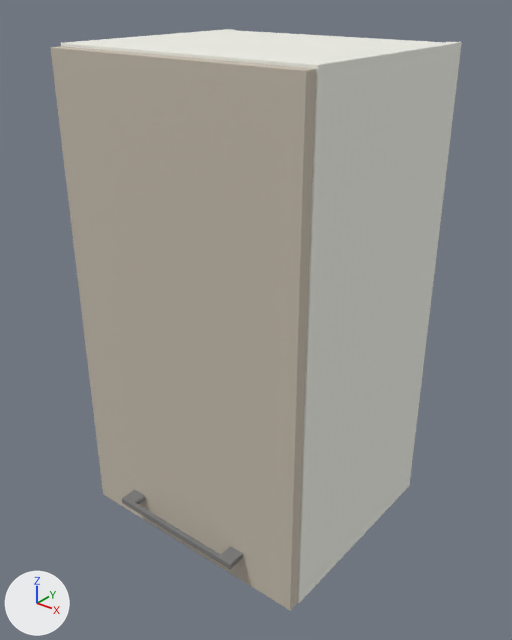
The glTF model public/assets/glb/modules/wall/v2.glb: old version first, new version second.
Camera for both pictures: a camera (50 mm lens) standing at (0.808, -0.937, 0.798) and looking at (0.213, -0.193, 0.336). The lights are fixed; the arrows at lower left show +X, +Y and +Z. The first picture is the older version. Where no turn or scale is listed for an object, it has been applied to the vertices. Vertices at exactly the same position are counted once.

Before the edit, the objects in view are built like this:
```python
mat_mesh_front = principled_material('mesh_front')
mat_mesh_front.texture = img_image_1
mat_mesh_front.metallic = 0.1
mat_mesh_front.roughness = 0.9
me_mesh_1 = bpy.data.meshes.new('Mesh_1')
me_mesh_1.from_pydata(...)  # 152 vertices, 300 faces; spans x 0.382..0.4, y -0.33..0.0, z 0.0..0.72
me_mesh_1.materials.append(mat_mesh_korpus)  # picture img_image_0
me_mesh_2 = bpy.data.meshes.new('Mesh_2')
me_mesh_2.from_pydata(...)  # 152 vertices, 300 faces; spans x 0.002..0.398, y -0.348..-0.33, z 0.0..0.716
me_mesh_2.materials.append(mat_mesh_front)  # picture img_image_1
me_mesh_3 = bpy.data.meshes.new('Mesh_3')
me_mesh_3.from_pydata(...)  # 60 vertices, 116 faces; spans x 0.087..0.312, y -0.376..-0.348, z 0.045..0.054
me_mesh_3.materials.append(mat_default_material)  # grey #818181
ob_mesh_2 = bpy.data.objects.new('Mesh_2', me_mesh_2)
ob_mesh_2.location = (0.0, 0.0, 0.0)
ob_stranica_desna = bpy.data.objects.new('STRANICA DESNA', me_mesh_1)
ob_stranica_desna.location = (0.0, 0.0, 0.0)
ob_union = bpy.data.objects.new('Union', me_mesh_3)
ob_union.location = (0.0, 0.0, 0.0)
# also in view: 'VEZNA PREDNJA' at (0.2, -0.172, 0.711)
```
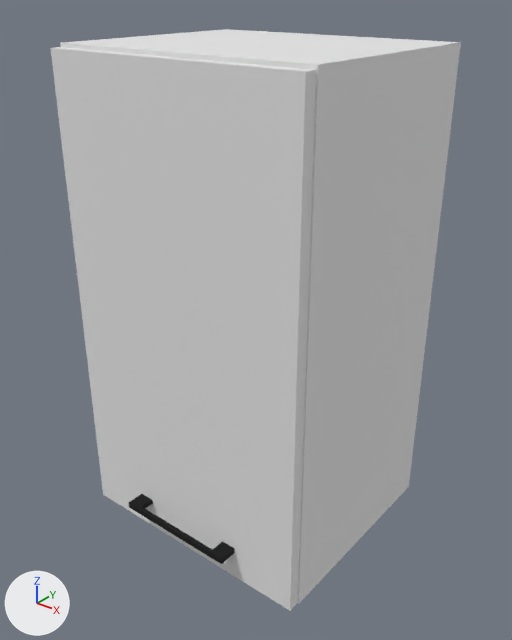
Location of each change, [x1, y1, x2, y2] in pixels of the pictures (512 x 640 px):
'Mesh_2', surface changed (grey to white): [51, 47, 316, 610] in both
'Union', reshaped, recoloured (13% narrower, 11% shorter): before [122, 490, 243, 569]; after [129, 494, 234, 564]

What the commit changed:
In material 'mesh_front' (mat_mesh_front), texture is no longer img_image_1.
In material 'mesh_front' (mat_mesh_front), base_color is now set to (0.805, 0.805, 0.805), white #e8e8e8.
Material 'mesh_handle' (mat_mesh_handle) is new.
Its base color is (0.0006, 0.0006, 0.0006) (black #020202).
Its metallic is 0.1.
Its roughness is 0.9.
me_mesh_3 is used by ob_union; location (0.0, 0.0, 0.0).
me_mesh_3 had 60 vertices, 116 faces and spanned x 0.087..0.312, y -0.376..-0.348, z 0.045..0.054.
me_mesh_3 no longer uses material mat_default_material (grey #818181).
me_mesh_3 now has 60 vertices, 116 faces and spans x 0.104..0.296, y -0.376..-0.348, z 0.045..0.054.
me_mesh_3 part 1: 60 vertices removed from x 0.087..0.312, y -0.376..-0.348, z 0.045..0.054; 60 vertices added at x 0.104..0.296, y -0.376..-0.348, z 0.045..0.054.
me_mesh_3 gains material mat_mesh_handle (black #020202).
